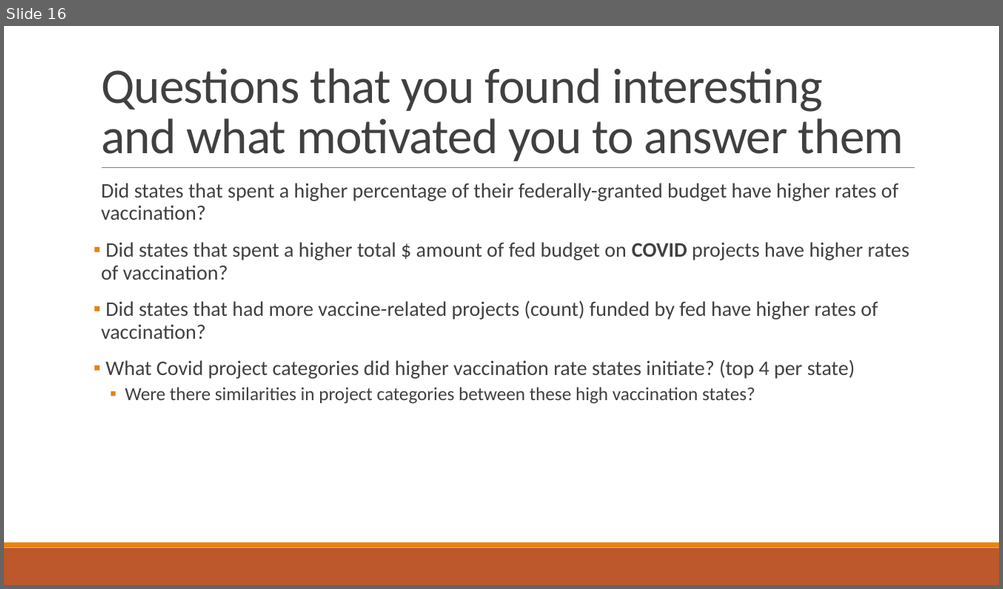
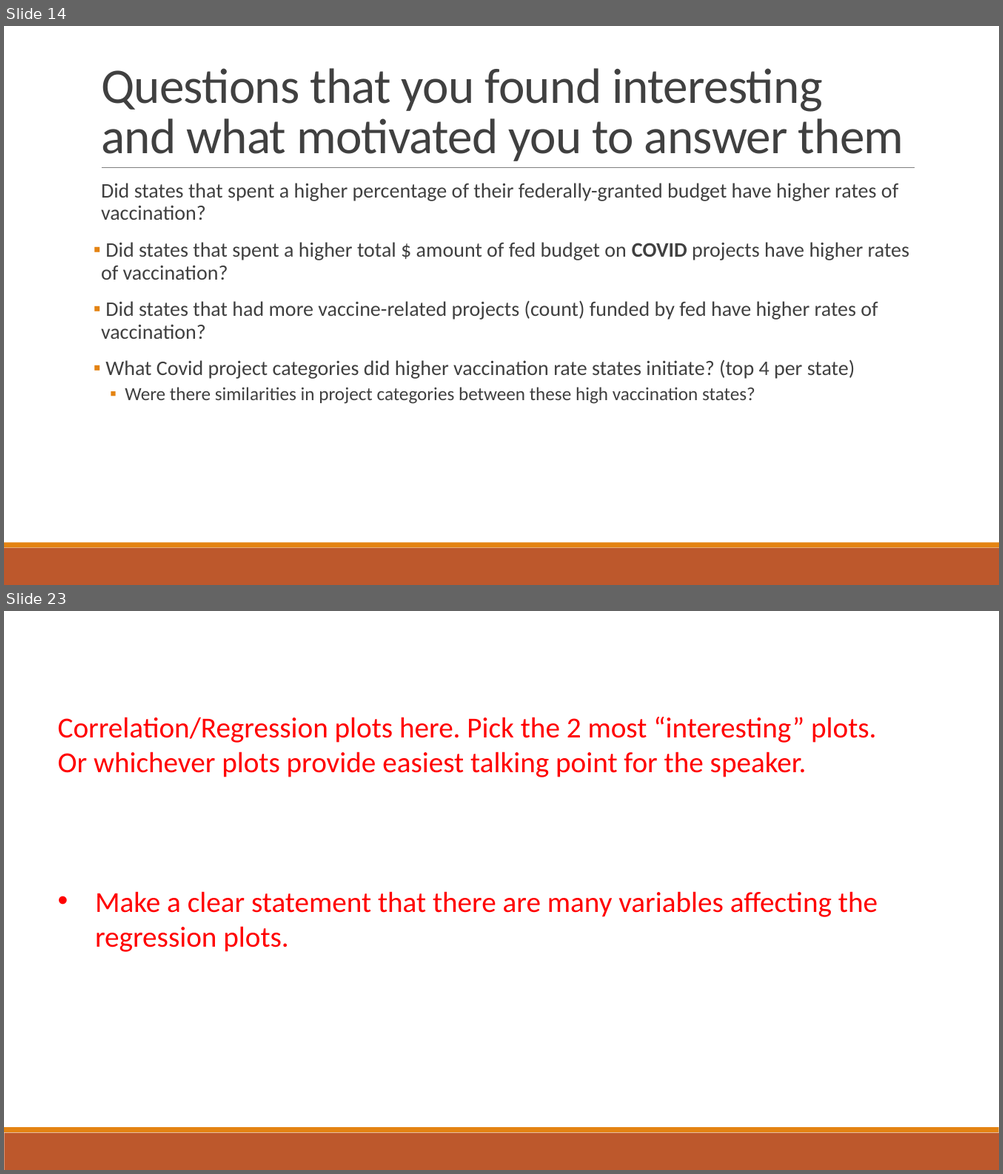
Before and after one commit to Evdawg/Project_1_Covid_Data, a slide deck: Project notes.pptx. Shown one above the other, each under a label of ours: slide 16 before the commit, slides 14 and 23 after it; the slides between them are not shown. The pictures are 1003x589 and 1003x1174 pixels, drawn with LibreOffice and Linux fonts; fonts in the diff are those of the drawing. Boxes give left, top, right and bottom in pixels: in the first picture for what was removed or moved away, otherwise in the second. Text is boxed around its words. In the diff, an @@ line names an element or a change of style, - is before the commit and + after.

```diff
--- a/Project notes.pptx
+++ b/Project notes.pptx
@@ slide 23 added at box(4, 611, 999, 1170), background #FFFFFF; not listed: 2 template elements that a slide beside it also shows @@
@@ text added at box(58, 717, 877, 952), 28 pt, text #FF0000 @@
+Correlation/Regression plots here. Pick the 2 most “interesting” plots.
+Or whichever plots provide easiest talking point for the speaker.
+• Make a clear statement that there are many variables affecting the regression plots.
@@ what was slide 16 is now slide 14 @@
```
Also in this commit, not shown: 17 slides changed, 3 other slides added.
